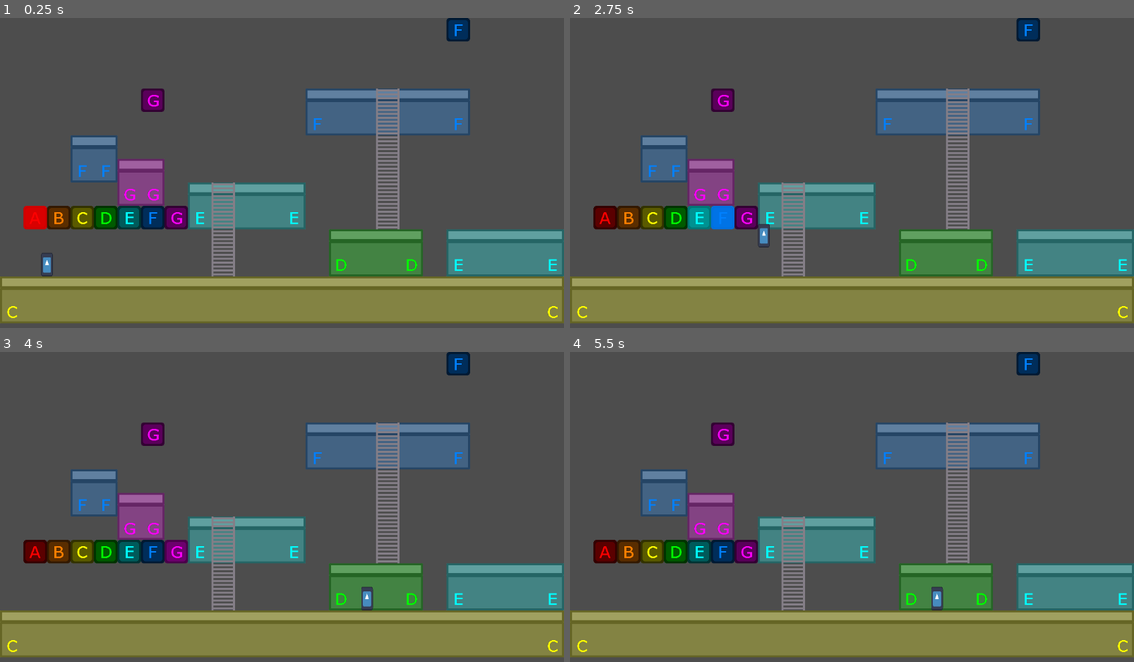
Above: before the commit, frames 1-4 (two rows, left to right).
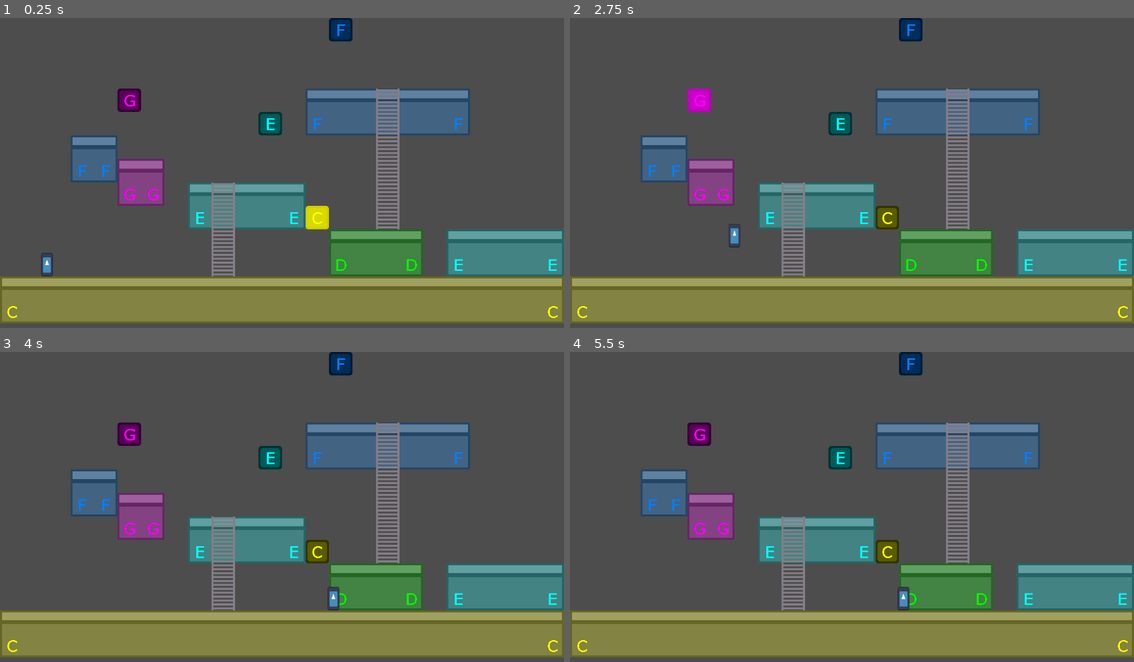
Above: after the commit, the same moments.

Repository: nicom7/game-off-2023
Game: Godot game, scene res://levels/world.tscn
Two runs of this game, one before a commit and one after it. Both use one fixed random seed, a clock stepped at 60 frames per second and the inputs below. The engine's default icon, where the game draws it, is replaced by a stand-in: a white triangle on a blue panel in a dark square.
Inputs:
- Up to frame 1 (0.25 s): no input
- Up to frame 2 (2.75 s): hold Right (ui_right) 0.53-2.03 s; tap U (A_note) at 0.6 s; tap I (B_note) at 1.35 s; hold Left (ui_left) from 2.03 s (still down); tap O (C_note) at 2.1 s
- Up to frame 3 (4 s): release Left (ui_left) at 2.78 s; hold Right (ui_right) from 2.78 s (still down); tap P (D_note) at 2.85 s; tap R (E_note) at 3.6 s
- Up to frame 4 (5.5 s): release Right (ui_right) at 4.28 s; hold Left (ui_left) 4.28-5.03 s; tap T (F_note) at 4.35 s; hold Right (ui_right) from 5.03 s (still down); tap Y (G_note) at 5.1 s

The runs differ from the first frame. In frame 1, 4.1% of the frame differs, in the area x 4-84%, y 0-69%; in frame 2, 4.3%; in frame 3, 4.4%, in the area x 4-84%, y 0-84%; in frame 4, 4.4%.

Commit message:
Move Block Sequence to separate scene
- Increase sequence timer durations

Diff:
--- a/audio/default_bus_layout.tres
+++ b/audio/default_bus_layout.tres
@@ -16,7 +16,7 @@
 bus/2/solo = false
 bus/2/mute = false
 bus/2/bypass_fx = false
-bus/2/volume_db = 0.0
+bus/2/volume_db = -14.6228
 bus/2/send = &"Music"
 bus/3/name = &"SFX"
 bus/3/solo = false
--- /dev/null
+++ b/game_objects/switch_blocks/block_sequence.tscn
@@ -0,0 +1,18 @@
+[gd_scene load_steps=2 format=3 uid="uid://cfqdgrh4lw7pi"]
+
+[ext_resource type="Script" path="res://game_objects/switch_blocks/block_sequence.gd" id="1_4kgpu"]
+
+[node name="BlockSequence" type="Node"]
+script = ExtResource("1_4kgpu")
+sequence_length_max = 4
+
+[node name="SequenceTimer" type="Timer" parent="."]
+wait_time = 2.5
+one_shot = true
+
+[node name="BlockTimer" type="Timer" parent="."]
+wait_time = 0.8
+one_shot = true
+
+[connection signal="sequence_played" from="." to="." method="_on_sequence_played"]
+[connection signal="timeout" from="SequenceTimer" to="." method="_on_sequence_timer_timeout"]
--- a/levels/world.gd
+++ b/levels/world.gd
@@ -31,6 +31,7 @@
 
 
 func _on_block_sequence_finished() -> void:
+	print("finished!")
 	$NewBlockSequenceTimer.start()
 
 
--- a/levels/world.tscn
+++ b/levels/world.tscn
@@ -5,7 +5,7 @@
 [ext_resource type="TileSet" uid="uid://bm8j5kvkieyqj" path="res://tilesets/environment.tres" id="3_d11al"]
 [ext_resource type="PackedScene" uid="uid://dqk2pedcucgnw" path="res://characters/player/player.tscn" id="6_ahra0"]
 [ext_resource type="PackedScene" uid="uid://dbwx5x1x0vi2d" path="res://game_objects/switch_blocks/switch_block.tscn" id="7_ki10g"]
-[ext_resource type="Script" path="res://levels/block_sequence.gd" id="8_xwl5r"]
+[ext_resource type="PackedScene" uid="uid://cfqdgrh4lw7pi" path="res://game_objects/switch_blocks/block_sequence.tscn" id="7_v4u45"]
 [ext_resource type="PackedScene" uid="uid://knuujq4ac74r" path="res://game_objects/ladders/ladder.tscn" id="8_y3bu1"]
 [ext_resource type="PackedScene" uid="uid://bxun5w5sv6twu" path="res://game_objects/walls/wall.tscn" id="9_w7oqa"]
 
@@ -63,69 +63,70 @@
 position = Vector2(1152, 288)
 rotation = -1.5708
 
-[node name="SwitchBlock2" parent="." instance=ExtResource("7_ki10g")]
-modulate = Color(1, 0, 1, 1)
-position = Vector2(288, 144)
-tone = 6
-hit_valid = false
-
-[node name="SwitchBlock3" parent="." instance=ExtResource("7_ki10g")]
-modulate = Color(0, 0.5, 1, 1)
-position = Vector2(912, 0)
-tone = 5
-
-[node name="BlockSequence" type="Node" parent="."]
-script = ExtResource("8_xwl5r")
-sequence_length_max = 4
-
-[node name="SwitchBlockA" parent="BlockSequence" instance=ExtResource("7_ki10g")]
-position = Vector2(48, 384)
-
-[node name="SwitchBlockB" parent="BlockSequence" instance=ExtResource("7_ki10g")]
-modulate = Color(1, 0.5, 0, 1)
-position = Vector2(96, 384)
-tone = 1
+[node name="BlockSequence" parent="." instance=ExtResource("7_v4u45")]
 
 [node name="SwitchBlockC" parent="BlockSequence" instance=ExtResource("7_ki10g")]
 modulate = Color(1, 1, 0, 1)
-position = Vector2(144, 384)
+position = Vector2(624, 384)
 tone = 2
-
-[node name="SwitchBlockD" parent="BlockSequence" instance=ExtResource("7_ki10g")]
-modulate = Color(0, 1, 0, 1)
-position = Vector2(192, 384)
-tone = 3
 
 [node name="SwitchBlockE" parent="BlockSequence" instance=ExtResource("7_ki10g")]
 modulate = Color(0, 1, 1, 1)
-position = Vector2(240, 384)
+position = Vector2(528, 192)
 tone = 4
 
 [node name="SwitchBlockF" parent="BlockSequence" instance=ExtResource("7_ki10g")]
 modulate = Color(0, 0.5, 1, 1)
-position = Vector2(288, 384)
+position = Vector2(672, 0)
 tone = 5
 
 [node name="SwitchBlockG" parent="BlockSequence" instance=ExtResource("7_ki10g")]
 modulate = Color(1, 0, 1, 1)
-position = Vector2(336, 384)
+position = Vector2(240, 144)
 tone = 6
-
-[node name="SequenceTimer" type="Timer" parent="BlockSequence"]
-wait_time = 2.0
-one_shot = true
-
-[node name="BlockTimer" type="Timer" parent="BlockSequence"]
-wait_time = 0.5
-one_shot = true
 
 [node name="NewBlockSequenceTimer" type="Timer" parent="."]
 wait_time = 2.0
 one_shot = true
 
+[node name="TestBlocks" type="Node2D" parent="."]
+process_mode = 4
+visible = false
+
+[node name="SwitchBlockA" parent="TestBlocks" instance=ExtResource("7_ki10g")]
+position = Vector2(48, 384)
+
+[node name="SwitchBlockB" parent="TestBlocks" instance=ExtResource("7_ki10g")]
+modulate = Color(1, 0.5, 0, 1)
+position = Vector2(96, 384)
+tone = 1
+
+[node name="SwitchBlockC" parent="TestBlocks" instance=ExtResource("7_ki10g")]
+modulate = Color(1, 1, 0, 1)
+position = Vector2(144, 384)
+tone = 2
+
+[node name="SwitchBlockD" parent="TestBlocks" instance=ExtResource("7_ki10g")]
+modulate = Color(0, 1, 0, 1)
+position = Vector2(192, 384)
+tone = 3
+
+[node name="SwitchBlockE" parent="TestBlocks" instance=ExtResource("7_ki10g")]
+modulate = Color(0, 1, 1, 1)
+position = Vector2(240, 384)
+tone = 4
+
+[node name="SwitchBlockF" parent="TestBlocks" instance=ExtResource("7_ki10g")]
+modulate = Color(0, 0.5, 1, 1)
+position = Vector2(288, 384)
+tone = 5
+
+[node name="SwitchBlockG" parent="TestBlocks" instance=ExtResource("7_ki10g")]
+modulate = Color(1, 0, 1, 1)
+position = Vector2(336, 384)
+tone = 6
+
 [connection signal="current_tone_changed" from="Player" to="." method="_on_player_current_tone_changed"]
 [connection signal="on_floor_changed" from="Player" to="." method="_on_player_on_floor_changed"]
 [connection signal="finished" from="BlockSequence" to="." method="_on_block_sequence_finished"]
-[connection signal="sequence_played" from="BlockSequence" to="BlockSequence" method="_on_sequence_played"]
-[connection signal="timeout" from="BlockSequence/SequenceTimer" to="BlockSequence" method="_on_sequence_timer_timeout"]
 [connection signal="timeout" from="NewBlockSequenceTimer" to="." method="_on_new_block_sequence_timer_timeout"]
Renamed: levels/block_sequence.gd -> game_objects/switch_blocks/block_sequence.gd
